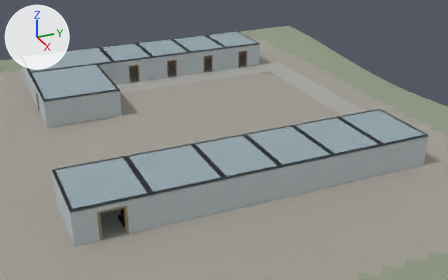
The Blender file development/levels/rebuild/eight-pines/motor-lodge.blend: old version first, new version second.
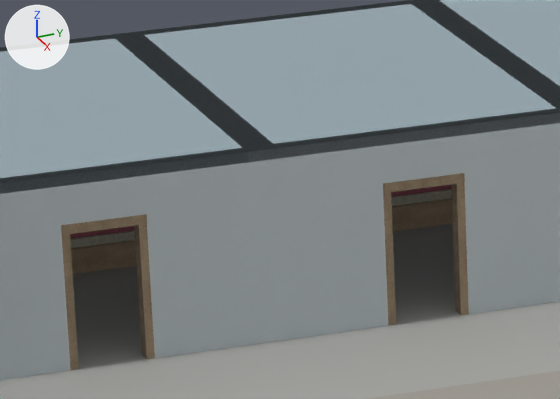
The first picture shows the older version from a 50 mm camera at (85.0, -57.6, 25.8) aimed at (28.7, -32.3, -2.4). The close-ups show the older and then the newer version on the part from 27% to 42% of the width and 14% to 31% of the height of that picture. Only the edits that show in the close-ups are written down. The axes (+X, +Y, +Z) are drawn at upper left. The lights are the same throughout.

Script lines for the objects in view, before the commit:
```python
me_double_motel_bed_with_separate_bedding_and_pillows = bpy.data.meshes.new('Double motel bed with separate bedding and pillows')
me_double_motel_bed_with_separate_bedding_and_pillows.from_pydata(...)  # 360 vertices, 120 faces; spans x -0.94..0.94, y -1.18..1.21, z 0.0..1.54
# faces by material slot: [72, 12, 12, 24]
me_double_motel_bed_with_separate_bedding_and_pillows.materials.append(mat_blockout_wood_001)
me_double_motel_bed_with_separate_bedding_and_pillows.materials.append(mat_blockout_canvas_001)
me_double_motel_bed_with_separate_bedding_and_pillows.materials.append(mat_blockout_redcloth)
me_double_motel_bed_with_separate_bedding_and_pillows.materials.append(mat_blockout_ivory)
me_wld_16_clean_room3_w_end = bpy.data.meshes.new('WLD-16 clean room3 W end')
me_wld_16_clean_room3_w_end.from_pydata(...)  # 24 vertices, 12 faces; spans x 6.0..6.24, y -34.76..-30.24, z 0.0..3.0
me_wld_16_clean_room3_w_end.materials.append(mat_neutral_shell)  # light grey #bfc8cd
ob_level_blockout_motel_guest_bed_003 = bpy.data.objects.new('level_blockout_motel_guest_bed.003', me_double_motel_bed_with_separate_bedding_and_pillows)
ob_level_blockout_motel_guest_bed_003.parent = ob_wld_16_room3_4_0
ob_level_blockout_motel_guest_bed_003.location = (0.0, 0.0, 0.0)
ob_level_blockout_motel_guest_bed_004 = bpy.data.objects.new('level_blockout_motel_guest_bed.004', me_double_motel_bed_with_separate_bedding_and_pillows)
ob_level_blockout_motel_guest_bed_004.parent = ob_wld_16_room4_5_0
ob_level_blockout_motel_guest_bed_004.location = (0.0, 0.0, 0.0)
ob_wld_16_clean_room3_w_end = bpy.data.objects.new('WLD-16 clean room3 W end', me_wld_16_clean_room3_w_end)
ob_wld_16_clean_room3_w_end.location = (0.0, 0.0, 0.0)
# also in view: 'WLD-16 clean room4 N end' at (9.5, -35.1, 1.5); 'WLD-16 clean room3 S end' at (9.5, -34.9, 1.5); 'WLD-16 clean room3 E end' at (12.9, -34.0, 1.5); 'WLD-16-x-13-37.5-y0 indexed jambs and head' at (12.9, -37.5, 1.1); 'WLD-16-x-13-32.5-y0 indexed jambs and head' at (12.9, -32.5, 1.1)
```
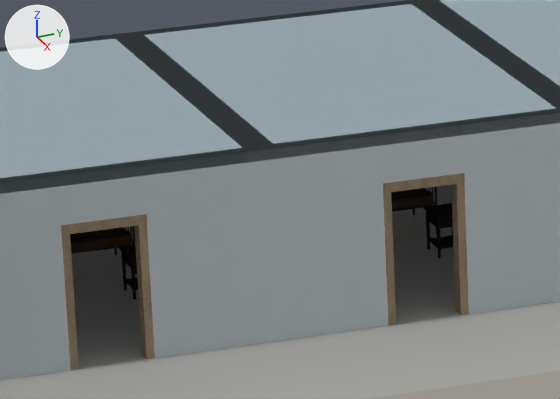
Boxes (x1, y1, x2, y2) around the edits, measured in the close-ups (560 x 399 px):
'level_blockout_motel_guest_bed.004', deleted (brown): before (70, 226, 137, 274)
    faces in mat_blockout_wood_001: (71, 240, 137, 274)
    faces in mat_blockout_canvas_001: (70, 230, 135, 248)
    faces in mat_blockout_redcloth: (70, 226, 134, 239)
'level_blockout_motel_guest_bed.003', deleted (brown): before (391, 184, 453, 231)
    faces in mat_blockout_wood_001: (392, 198, 453, 231)
    faces in mat_blockout_canvas_001: (391, 189, 452, 206)
    faces in mat_blockout_redcloth: (391, 184, 451, 197)
'Eight Pines room4 guest bed 01', added: after (70, 226, 137, 275)
    faces in mat_old_mattress_mp_2 (picture img_old_mattress_mp_2): (70, 227, 131, 252)
    faces in mat_metal_mp_5 (picture img_metal_mp_5): (71, 226, 137, 275)
'Eight Pines room3 bedside table 01', added: after (423, 203, 453, 258)
'Eight Pines room3 guest bed 01', added: after (391, 186, 437, 235)
    faces in mat_old_mattress_mp_1 (picture img_old_mattress_mp_1): (391, 188, 433, 210)
    faces in mat_metal_mp_5_001 (picture img_metal_mp_5_001): (392, 186, 437, 235)
'Eight Pines room4 bedside table 01', added: after (118, 245, 138, 300)
'Eight Pines room3 bedside table 02', added: after (427, 212, 437, 227)
'Eight Pines room4 bedside table 02', added: after (122, 252, 131, 268)

Edits to the bpy script that builds the scene:
```text
Remove ob_level_blockout_motel_guest_bed_003:
    ob_level_blockout_motel_guest_bed_003 = bpy.data.objects.new('level_blockout_motel_guest_bed.003', me_double_motel_bed_with_separate_bedding_and_pillows)
Remove ob_level_blockout_motel_guest_bed_004:
    ob_level_blockout_motel_guest_bed_004 = bpy.data.objects.new('level_blockout_motel_guest_bed.004', me_double_motel_bed_with_separate_bedding_and_pillows)
Add ob_eight_pines_room4_bedside_table_02:
    ob_eight_pines_room4_bedside_table_02 = bpy.data.objects.new('Eight Pines room4 bedside table 02', me_bedside_table_1_drawer)  # 500 vertices, 330 faces; spans x -0.2..0.2, y -0.038..0.42, z -0.07..0.07; in mat_wood_1_001 (picture img_wood_1_001), mat_metal_6 (picture img_metal_6)
    ob_eight_pines_room4_bedside_table_02.location = (9.95, -36.34, 0.57)
    ob_eight_pines_room4_bedside_table_02.scale = (1.07, 1.07, 1.07)
Add ob_eight_pines_room4_bedside_table_01:
    ob_eight_pines_room4_bedside_table_01 = bpy.data.objects.new('Eight Pines room4 bedside table 01', me_bedside_table_1)  # 297 vertices, 148 faces; spans x -0.28..0.28, y -0.25..0.25, z 0.0..0.64; in mat_wood_1_001 (picture img_wood_1_001)
    ob_eight_pines_room4_bedside_table_01.location = (9.95, -36.09, 0.0)
    ob_eight_pines_room4_bedside_table_01.scale = (1.07, 1.07, 1.07)
Add ob_eight_pines_room4_guest_bed_01:
    ob_eight_pines_room4_guest_bed_01 = bpy.data.objects.new('Eight Pines room4 guest bed 01', me_bed_2)  # 2118 vertices, 1454 faces; spans x -1.37..1.35, y -0.7..0.7, z 0.0..2.67; in mat_metal_mp_5 (picture img_metal_mp_5), mat_old_mattress_mp_2 (picture img_old_mattress_mp_2)
    ob_eight_pines_room4_guest_bed_01.location = (8.5, -36.99, 0.0)
    ob_eight_pines_room4_guest_bed_01.rotation_euler = (0.0, 0.0, 1.571)  # degrees (0, 0, 90)
    ob_eight_pines_room4_guest_bed_01.scale = (0.803, 0.803, 0.803)
Add ob_eight_pines_room3_bedside_table_02:
    ob_eight_pines_room3_bedside_table_02 = bpy.data.objects.new('Eight Pines room3 bedside table 02', me_bedside_table_1_drawer)  # 500 vertices, 330 faces; spans x -0.2..0.2, y -0.038..0.42, z -0.07..0.07; in mat_wood_1_001 (picture img_wood_1_001), mat_metal_6 (picture img_metal_6)
    ob_eight_pines_room3_bedside_table_02.location = (9.95, -31.34, 0.57)
    ob_eight_pines_room3_bedside_table_02.scale = (1.07, 1.07, 1.07)
Add ob_eight_pines_room3_bedside_table_01:
    ob_eight_pines_room3_bedside_table_01 = bpy.data.objects.new('Eight Pines room3 bedside table 01', me_bedside_table_1)  # 297 vertices, 148 faces; spans x -0.28..0.28, y -0.25..0.25, z 0.0..0.64; in mat_wood_1_001 (picture img_wood_1_001)
    ob_eight_pines_room3_bedside_table_01.location = (9.95, -31.09, 0.0)
    ob_eight_pines_room3_bedside_table_01.scale = (1.07, 1.07, 1.07)
Add ob_eight_pines_room3_guest_bed_01:
    ob_eight_pines_room3_guest_bed_01 = bpy.data.objects.new('Eight Pines room3 guest bed 01', me_bed_1)  # 1057 vertices, 744 faces; spans x -1.35..1.35, y -0.7..0.7, z 0.0..1.27; in mat_metal_mp_5_001 (picture img_metal_mp_5_001), mat_old_mattress_mp_1 (picture img_old_mattress_mp_1)
    ob_eight_pines_room3_guest_bed_01.location = (8.5, -32.0, 0.0)
    ob_eight_pines_room3_guest_bed_01.rotation_euler = (0.0, 0.0, 1.571)  # degrees (0, 0, 90)
    ob_eight_pines_room3_guest_bed_01.scale = (0.807, 0.807, 0.807)
```
